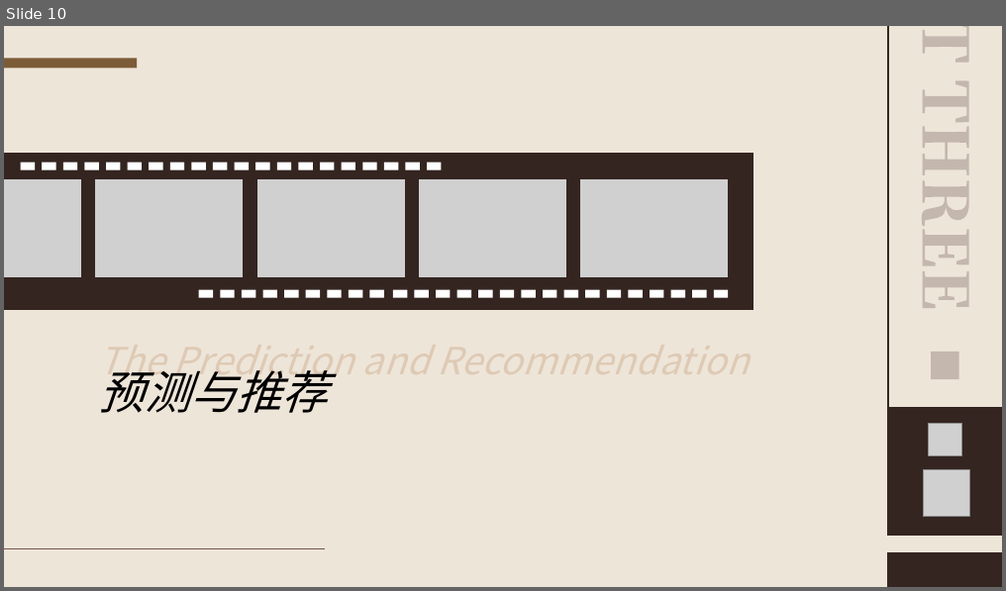
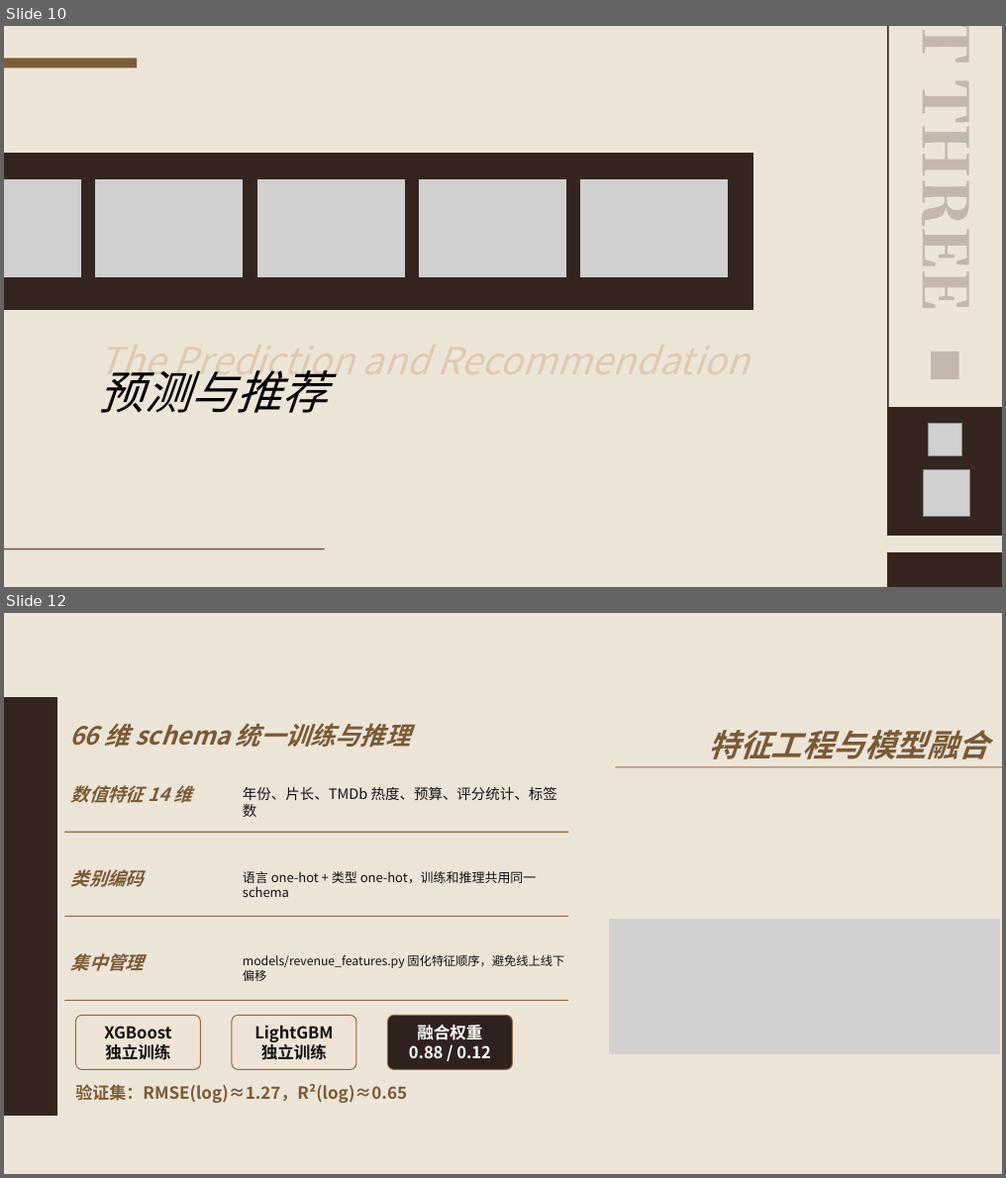
Before and after one commit to WingWR/CineScope, a slide deck: docs/CineScope.pptx. Shown one above the other, each under a label of ours: slide 10 before the commit, slides 10 and 12 after it; the slides between them are not shown. The pictures are 1006x591 and 1006x1178 pixels, drawn with LibreOffice and Linux fonts; fonts in the diff are those of the drawing; grey boxes stand for pictures. Boxes give left, top, right and bottom in pixels: in the first picture for what was removed or moved away, otherwise in the second. Text is boxed around its words. In the diff, an @@ line names an element or a change of style, - is before the commit and + after.

```diff
--- a/docs/CineScope.pptx
+++ b/docs/CineScope.pptx
@@ slide 12 added at bbox=[4, 613, 1002, 1174], background #EEE5D9 @@
@@ freeform shape added at bbox=[4, 697, 57, 1116], fill #342521 @@
@@ text added at bbox=[69, 723, 410, 748], 24 pt, text #7A5A35, bold, italic @@
+66 维 schema 统一训练与推理
@@ text added at bbox=[709, 730, 989, 760], 30 pt, text #7A5A35, bold, italic @@
+特征工程与模型融合
@@ text added at bbox=[71, 785, 191, 803], 17.5 pt, text #7A5A35, bold, italic @@
+数值特征 14 维
@@ text added at bbox=[243, 787, 557, 817], 13.8 pt, text #111111 @@
+年份、片长、TMDb 热度、预算、评分统计、标签数
@@ line added from (616, 767) to (1002, 767), #8B6A45 1.05 pt @@
@@ line added from (64, 833) to (568, 833), #8B6A45 1.05 pt @@
@@ text added at bbox=[71, 869, 144, 887], 17.5 pt, text #7A5A35, bold, italic @@
+类别编码
@@ text added at bbox=[243, 871, 537, 897], 12.4 pt, text #111111 @@
+语言 one-hot + 类型 one-hot，训练和推理共用同一 schema
@@ line added from (64, 916) to (568, 916), #8B6A45 1.05 pt @@
@@ picture added at bbox=[609, 919, 1000, 1056] @@
@@ text added at bbox=[71, 954, 144, 971], 17.5 pt, text #7A5A35, bold, italic @@
+集中管理
@@ text added at bbox=[243, 955, 564, 981], 11.6 pt, text #111111 @@
+models/revenue_features.py 固化特征顺序，避免线上线下偏移
@@ line added from (64, 1001) to (568, 1001), #8B6A45 1.05 pt @@
@@ rounded rectangle added at bbox=[76, 1016, 201, 1070], fill #EFE4D6, outline #8B6A45 0.9 pt, 15.8 pt, text #111111, bold @@
+XGBoost
+独立训练
@@ rounded rectangle added at bbox=[232, 1016, 356, 1070], fill #EFE4D6, outline #8B6A45 0.9 pt, 15.8 pt, text #111111, bold @@
+LightGBM
+独立训练
@@ rounded rectangle added at bbox=[387, 1016, 512, 1070], fill #2F211D, outline #8B6A45 0.9 pt, 15.8 pt, text #FFFFFF, bold @@
+融合权重
+0.88 / 0.12
@@ text added at bbox=[75, 1084, 407, 1103], 16.3 pt, text #7A5A35, bold @@
+验证集：RMSE(log)≈1.27，R²(log)≈0.65
@@ slide 10 changed as well @@
@@ group removed at bbox=[21, 163, 442, 171]: 20 rectangles @@
@@ group removed at bbox=[199, 290, 728, 298]: 25 rectangles @@
```
Also in this commit, not shown: 10 other slides changed, 6 other slides added, 7 slides removed, 2 other files.
